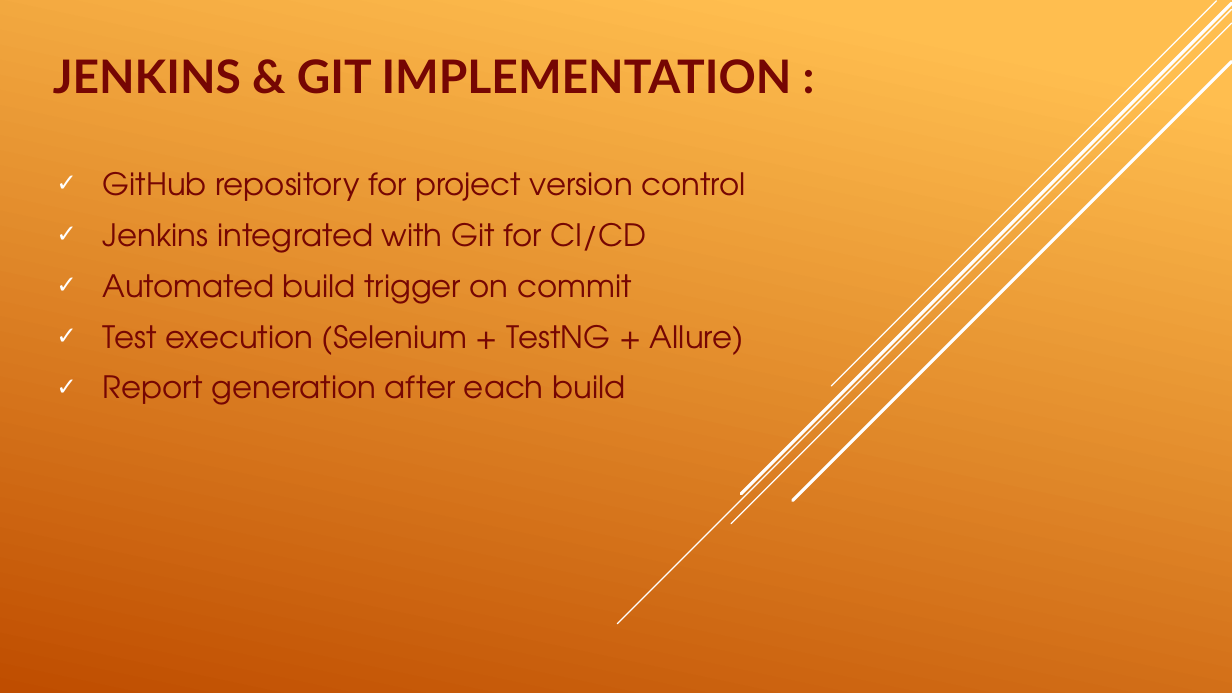
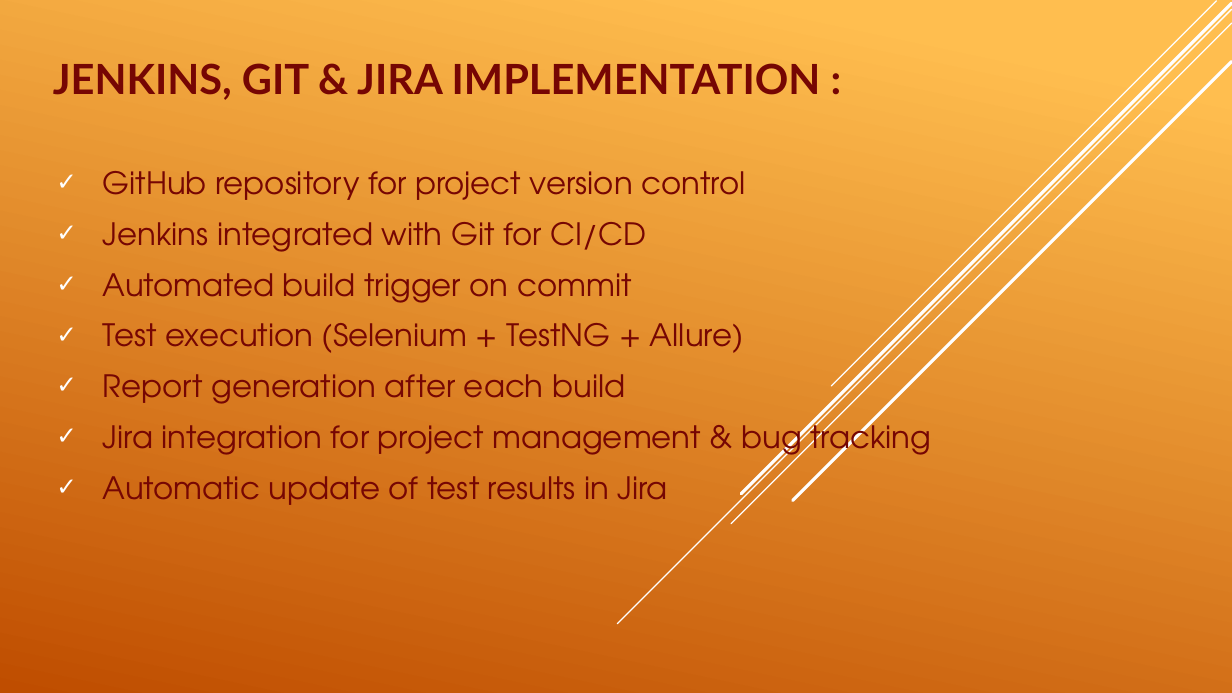
Before and after one commit to Nandini-Kamireddy/Sauce-Demo, a slide deck: slide 10 of Nandini_SauceDemo.pptx. Drawn at 1232x693 pixels with LibreOffice and Linux fonts; fonts in the diff are those of the drawing. Boxes give left, top, right and bottom in pixels: in the first picture for what was removed or moved away, otherwise in the second. Text is boxed around its words. In the diff, an @@ line names an element or a change of style, - is before the commit and + after.

```diff
--- a/Nandini_SauceDemo.pptx
+++ b/Nandini_SauceDemo.pptx
@@ title at bbox=[53, 63, 821, 100]: text changed; size 36 to 32.4 pt @@
-JENKINS & GIT IMPLEMENTATION :
+JENKINS, GIT & JIRA IMPLEMENTATION :
@@ subtitle at bbox=[103, 416, 931, 505]: paragraphs added @@
+✓ Jira integration for project management & bug tracking
+✓ Automatic update of test results in Jira
```
Also in this commit, not shown: 2 other slides changed, 4 slides added.
